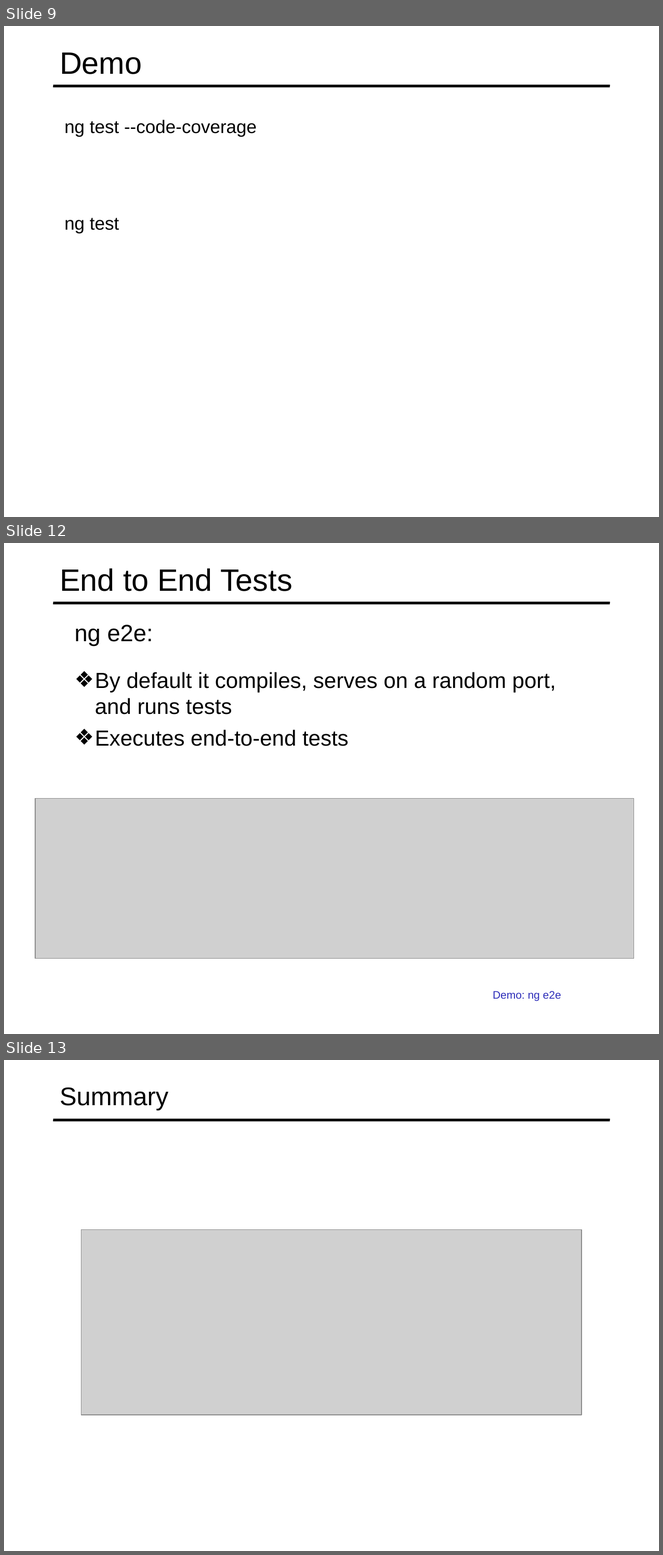
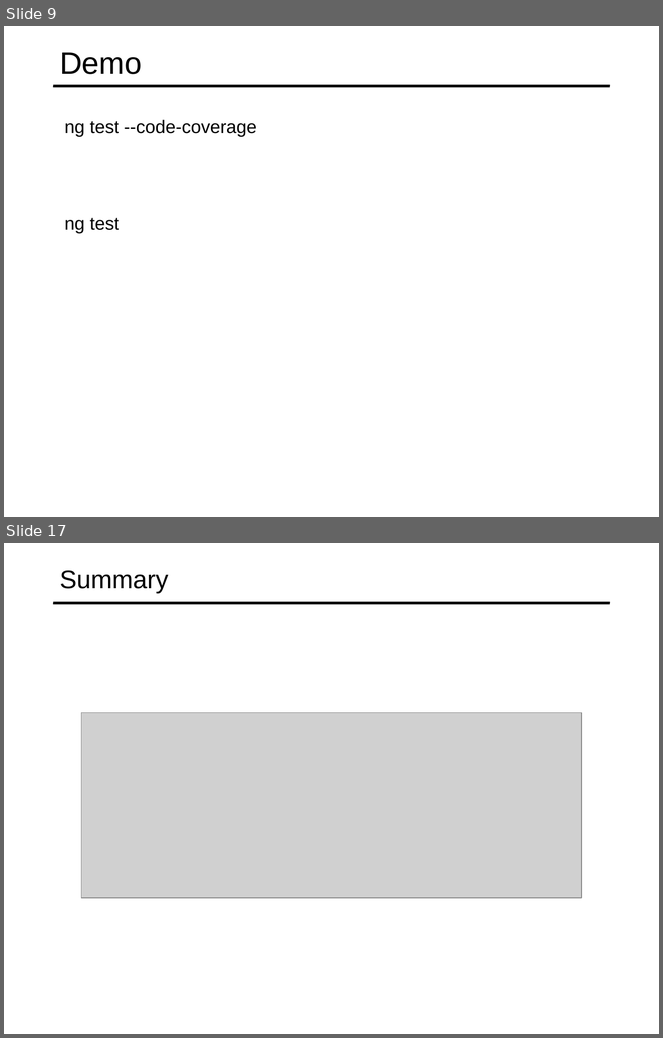
Before and after one commit to specter01wj/Jago_Link_Training, a slide deck: Angular/Angular7/Angular CLI/8.Tooling Features/L8_Tooling Features.ppt. Shown one above the other, each under a label of ours: slides 9, 12 and 13 before the commit, slides 9 and 17 after it; the slides between them are not shown. The pictures are 663x1555 and 663x1038 pixels, drawn with LibreOffice and Linux fonts; fonts in the diff are those of the drawing; grey boxes stand for pictures. Boxes give left, top, right and bottom in pixels: in the first picture for what was removed or moved away, otherwise in the second. Text is boxed around its words. In the diff, an @@ line names an element or a change of style, - is before the commit and + after.

```diff
--- a/Angular/Angular7/Angular CLI/8.Tooling Features/L8_Tooling Features.ppt
+++ b/Angular/Angular7/Angular CLI/8.Tooling Features/L8_Tooling Features.ppt
@@ slide 12 removed at bbox=[4, 543, 659, 1034], background #FFFFFF; not listed: 1 template element that a slide beside it also shows @@
@@ title removed at bbox=[60, 568, 293, 591] @@
-End to End Tests
@@ text removed at bbox=[75, 625, 153, 646] @@
-  ng e2e:
@@ text removed at bbox=[95, 672, 556, 746] @@
-  ❖ By default it compiles, serves on a random port, and runs tests
-  ❖ Executes end-to-end tests
@@ picture removed at bbox=[35, 798, 634, 958] @@
@@ text removed at bbox=[493, 991, 561, 1001] @@
-  Demo: ng e2e
@@ what was slide 13 is now slide 17 @@
```
Also in this commit, not shown: 4 slides changed, 9 slides added, 4 other slides removed.
